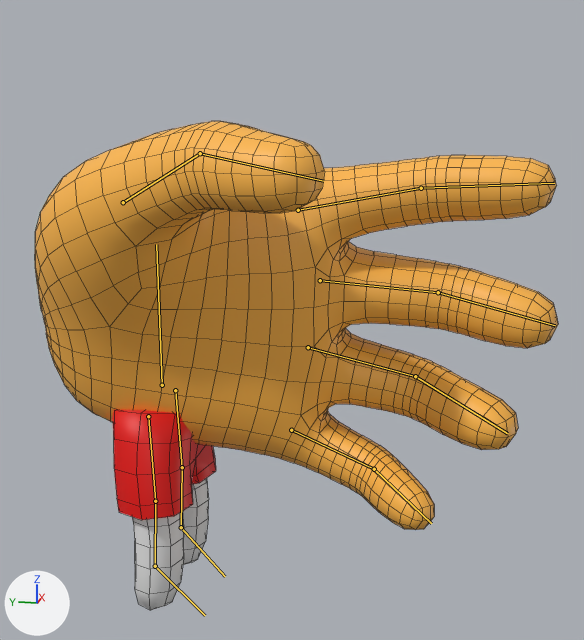
An edit to the FBX model Assets/Models/Characters/Hand update.fbx, drawn before and after from the same camera.
Rendered twice from a 50 mm lens placed at (-3.5, -1.34, 2.27), pointed at (-0.17, -0.67, 1.44). Every picture has the same lights, and +X, +Y and +Z are marked at lower left. The bones that bend it are drawn over the model as lines. Mesh edges are drawn as thin lines.
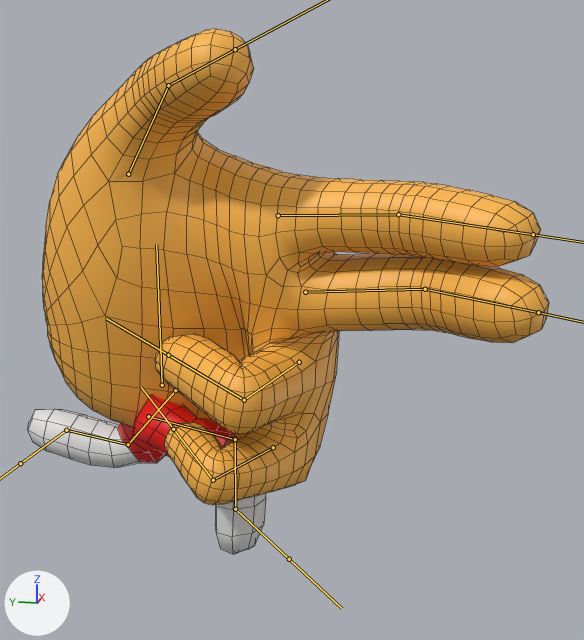
The newer file adds an action. The first version stands in its rest pose; the second is drawn at frame 1 of the action 'Armature|Armature|Armature|Backed_Finish'.

What differs and where, as boxes [x1, y1, x2, y2] in the pictures (584 x 640 px):
```json
{"object": "Cube.001", "change": "posed", "before": [35, 121, 558, 610], "after": [28, 29, 549, 554], "on screen": "7% taller"}
{"bone": "mixamorig:LeftUpLeg", "before": "(175, 390) to (182, 467)", "after": "(175, 390) to (128, 444)"}
{"bone": "mixamorig:LeftLeg", "before": "(182, 467) to (181, 527)", "after": "(128, 444) to (66, 430)"}
{"bone": "mixamorig:RightUpLeg", "before": "(148, 416) to (155, 501)", "after": "(148, 416) to (235, 439)"}
{"bone": "mixamorig:RightLeg", "before": "(155, 501) to (155, 566)", "after": "(235, 439) to (235, 509)"}
{"bone": "mixamorig:Hips.001", "before": "(298, 210) to (421, 188)", "after": "(278, 215) to (398, 214)"}
{"bone": "mixamorig:Hips.003", "before": "(320, 280) to (438, 292)", "after": "(305, 292) to (425, 289)"}
{"bone": "mixamorig:Hips.005", "before": "(308, 347) to (415, 376)", "after": "(299, 362) to (244, 400)"}
{"bone": "mixamorig:Hips.006", "before": "(415, 376) to (507, 433)", "after": "(244, 400) to (168, 355)"}
{"bone": "mixamorig:Hips.007", "before": "(291, 430) to (374, 469)", "after": "(273, 447) to (213, 480)"}
{"bone": "mixamorig:Hips.008", "before": "(374, 469) to (431, 523)", "after": "(213, 480) to (173, 429)"}
{"bone": "mixamorig:Hips.009", "before": "(123, 202) to (200, 153)", "after": "(128, 174) to (168, 85)"}
```

Edits to the scene script, one JSON object a line:
```json
{"block": "bone_mixamorig_leftupleg", "where": "bone_mixamorig_leftupleg = bpy.data.objects['Armature'].pose.bones['mixamorig:LeftUpLeg']  # child of 'mixamorig:Hips'"}
{"op": "set", "path": "bone_mixamorig_leftupleg.rotation_quaternion", "old": "(1.0, 0.0, 0.0, 0.0)", "new": "(0.93, -0.369, 0.005, 0.0)", "note": "degrees (0, 0, 0) -> degrees (-43, 1, 0)"}
{"block": "bone_mixamorig_leftleg", "where": "bone_mixamorig_leftleg = bpy.data.objects['Armature'].pose.bones['mixamorig:LeftLeg']  # child of 'mixamorig:LeftUpLeg'"}
{"op": "set", "path": "bone_mixamorig_leftleg.rotation_quaternion", "old": "(1.0, 0.0, 0.0, 0.0)", "new": "(0.894, -0.448, -0.001, 0.0)", "note": "degrees (0, 0, 0) -> degrees (-53, 0, 0)"}
{"block": "bone_mixamorig_rightupleg", "where": "bone_mixamorig_rightupleg = bpy.data.objects['Armature'].pose.bones['mixamorig:RightUpLeg']  # child of 'mixamorig:Hips'"}
{"op": "set", "path": "bone_mixamorig_rightupleg.rotation_quaternion", "old": "(1.0, 0.0, 0.0, 0.0)", "new": "(0.783, 0.622, 0.008, 0.0)", "note": "degrees (0, 0, 0) -> degrees (77, 1, 1)"}
{"block": "bone_mixamorig_rightleg", "where": "bone_mixamorig_rightleg = bpy.data.objects['Armature'].pose.bones['mixamorig:RightLeg']  # child of 'mixamorig:RightUpLeg'"}
{"op": "set", "path": "bone_mixamorig_rightleg.rotation_quaternion", "old": "(1.0, 0.0, 0.0, 0.0)", "new": "(0.795, -0.606, 0.001, 0.0)", "note": "degrees (0, 0, 0) -> degrees (-75, 0, 0)"}
{"block": "bone_mixamorig_hips_001", "where": "bone_mixamorig_hips_001 = bpy.data.objects['Armature'].pose.bones['mixamorig:Hips.001']  # child of 'mixamorig:Hips'"}
{"op": "set", "path": "bone_mixamorig_hips_001.location", "old": "(0.0, 0.0, 0.0)", "new": "(-22.9, -4.0, -0.8)"}
{"op": "set", "path": "bone_mixamorig_hips_001.rotation_quaternion", "old": "(1.0, 0.0, 0.0, 0.0)", "new": "(0.983, 0.067, -0.045, 0.168)", "note": "degrees (0, 0, 0) -> degrees (7, -6, 19)"}
{"block": "bone_mixamorig_hips_003", "where": "bone_mixamorig_hips_003 = bpy.data.objects['Armature'].pose.bones['mixamorig:Hips.003']  # child of 'mixamorig:Hips'"}
{"op": "set", "path": "bone_mixamorig_hips_003.location", "old": "(0.0, 0.0, 0.0)", "new": "(-26.2, -3.2, 0.1)"}
{"op": "set", "path": "bone_mixamorig_hips_003.rotation_quaternion", "old": "(1.0, 0.0, 0.0, 0.0)", "new": "(0.979, -0.104, 0.026, 0.171)", "note": "degrees (0, 0, 0) -> degrees (-11, 5, 19)"}
{"block": "bone_mixamorig_hips_005", "where": "bone_mixamorig_hips_005 = bpy.data.objects['Armature'].pose.bones['mixamorig:Hips.005']  # child of 'mixamorig:Hips'"}
{"op": "set", "path": "bone_mixamorig_hips_005.location", "old": "(0.0, 0.0, 0.0)", "new": "(-24.4, 1.5, 0.1)"}
{"op": "set", "path": "bone_mixamorig_hips_005.rotation_quaternion", "old": "(1.0, 0.0, 0.0, 0.0)", "new": "(0.645, 0.024, 0.024, 0.764)", "note": "degrees (0, 0, 0) -> degrees (4, 0, 100)"}
{"block": "bone_mixamorig_hips_006", "where": "bone_mixamorig_hips_006 = bpy.data.objects['Armature'].pose.bones['mixamorig:Hips.006']  # child of 'mixamorig:Hips.005'"}
{"op": "set", "path": "bone_mixamorig_hips_006.rotation_quaternion", "old": "(1.0, 0.0, 0.0, 0.0)", "new": "(0.766, 0.0, 0.0, 0.643)", "note": "degrees (0, 0, 0) -> degrees (0, 0, 80)"}
{"block": "bone_mixamorig_hips_007", "where": "bone_mixamorig_hips_007 = bpy.data.objects['Armature'].pose.bones['mixamorig:Hips.007']  # child of 'mixamorig:Hips'"}
{"op": "set", "path": "bone_mixamorig_hips_007.location", "old": "(0.0, 0.0, 0.0)", "new": "(-22.2, 0.9, 1.5)"}
{"op": "set", "path": "bone_mixamorig_hips_007.rotation_quaternion", "old": "(1.0, 0.0, 0.0, 0.0)", "new": "(0.647, 0.042, 0.03, 0.76)", "note": "degrees (0, 0, 0) -> degrees (6, -1, 99)"}
{"block": "bone_mixamorig_hips_008", "where": "bone_mixamorig_hips_008 = bpy.data.objects['Armature'].pose.bones['mixamorig:Hips.008']  # child of 'mixamorig:Hips.007'"}
{"op": "set", "path": "bone_mixamorig_hips_008.rotation_quaternion", "old": "(1.0, 0.0, 0.0, 0.0)", "new": "(0.766, 0.0, 0.0, 0.643)", "note": "degrees (0, 0, 0) -> degrees (0, 0, 80)"}
{"block": "bone_mixamorig_hips_009", "where": "bone_mixamorig_hips_009 = bpy.data.objects['Armature'].pose.bones['mixamorig:Hips.009']  # child of 'mixamorig:Hips'"}
{"op": "set", "path": "bone_mixamorig_hips_009.location", "old": "(0.0, 0.0, 0.0)", "new": "(20.5, -15.9, -13.4)"}
{"op": "set", "path": "bone_mixamorig_hips_009.rotation_quaternion", "old": "(1.0, 0.0, 0.0, 0.0)", "new": "(0.965, -0.158, -0.197, 0.07)", "note": "degrees (0, 0, 0) -> degrees (-21, -21, 12)"}
```
